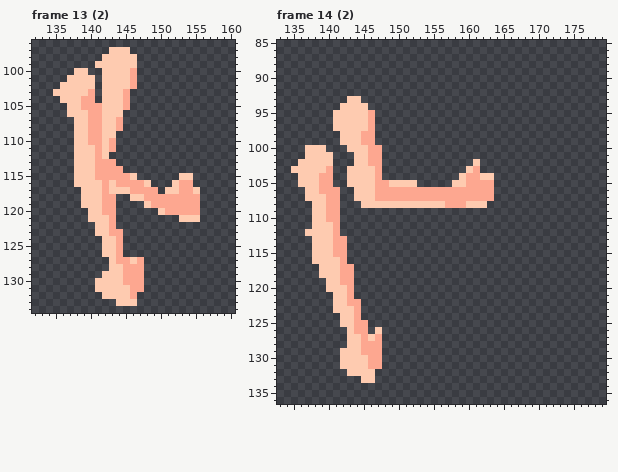
One commit to this pixel-art file: resources/kid/unpacked/asesprite/arms/fair_right.aseprite. That is the earlier state.
256x256 pixels, 64 frames. Shown: frame 13 (2): x 132..160, y 96..134; frame 14 (2): x 133..179, y 85..136. The commit also changed other frames, which this record leaves out.
And afterwards:
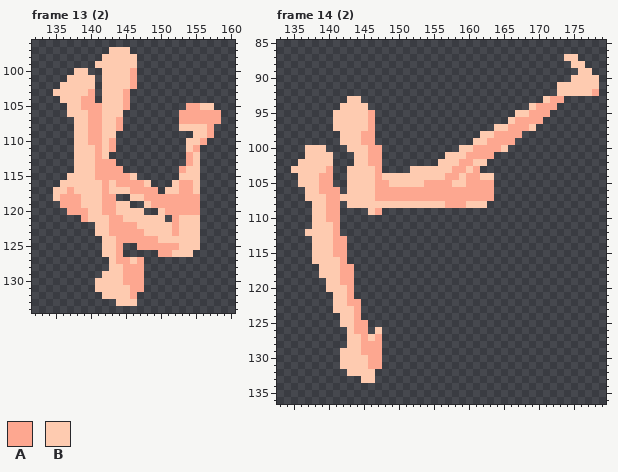
Palette (. is transparent): A #fda790  B #fecbb0
The exact change:
{"where": "frame 13 (2), layer \"strike\""}
{"frame":13,"y":105,"x":154,"old":"....","new":"AABB"}
{"frame":13,"y":106,"x":153,"old":"......","new":"AAAAAA"}
{"frame":13,"y":107,"x":153,"old":"......","new":"AAAAAA"}
{"frame":13,"y":108,"x":153,"old":".....","new":"BBBBA"}
{"frame":13,"y":109,"x":155,"old":"...","new":"BBA"}
{"frame":13,"y":110,"x":154,"old":"...","new":"BBA"}
{"frame":13,"y":111,"x":154,"old":"..","new":"BA"}
{"frame":13,"y":112,"x":154,"old":"..","new":"AB"}
{"frame":13,"y":113,"x":154,"old":"..","new":"AB"}
{"frame":13,"y":114,"x":153,"old":"...","new":"ABB"}
{"frame":13,"y":115,"x":137,"old":".","new":"B"}
{"frame":13,"y":115,"x":155,"old":".","new":"B"}
{"frame":13,"y":116,"x":136,"old":"..","new":"BB"}
{"frame":13,"y":116,"x":155,"old":".","new":"B"}
{"frame":13,"y":117,"x":135,"old":"....","new":"BBAB"}
{"frame":13,"y":118,"x":135,"old":"....","new":"BAAA"}
{"frame":13,"y":119,"x":136,"old":"...","new":"AAA"}
{"frame":13,"y":119,"x":144,"old":"..","new":"BB"}
{"frame":13,"y":120,"x":137,"old":"...","new":"AAA"}
{"frame":13,"y":120,"x":144,"old":"....","new":"BBBB"}
{"frame":13,"y":121,"x":139,"old":".","new":"A"}
{"frame":13,"y":121,"x":144,"old":".......","new":"ABBBBBB"}
{"frame":13,"y":121,"x":152,"old":".","new":"A"}
{"frame":13,"y":122,"x":144,"old":"............","new":"AAABBBBBABBB"}
{"frame":13,"y":123,"x":145,"old":"...........","new":"AAABBBBABBB"}
{"frame":13,"y":124,"x":145,"old":"...........","new":"AAAAABBBBBB"}
{"frame":13,"y":125,"x":147,"old":".........","new":"AAAAAABBB"}
{"frame":13,"y":126,"x":150,"old":".....","new":"AABBB"}
{"where": "frame 14 (2), layer \"strike\""}
{"frame":14,"y":87,"x":174,"old":"..","new":"BB"}
{"frame":14,"y":88,"x":175,"old":"..","new":"BB"}
{"frame":14,"y":89,"x":176,"old":"..","new":"BB"}
{"frame":14,"y":90,"x":175,"old":"....","new":"BBBB"}
{"frame":14,"y":91,"x":173,"old":"......","new":"BBBBBB"}
{"frame":14,"y":92,"x":173,"old":"......","new":"BBBBBA"}
{"frame":14,"y":93,"x":171,"old":"...","new":"BAA"}
{"frame":14,"y":94,"x":169,"old":"....","new":"BAAA"}
{"frame":14,"y":95,"x":167,"old":".....","new":"BBAAA"}
{"frame":14,"y":96,"x":166,"old":".....","new":"BAAAA"}
{"frame":14,"y":97,"x":164,"old":"......","new":"BBAAAB"}
{"frame":14,"y":98,"x":162,"old":"......","new":"BBAAAA"}
{"frame":14,"y":99,"x":161,"old":"......","new":"BBAAAA"}
{"frame":14,"y":100,"x":159,"old":".......","new":"BBAAAAB"}
{"frame":14,"y":101,"x":157,"old":".......","new":"BBBAAAA"}
{"frame":14,"y":102,"x":156,"old":".....","new":"BBBAA"}
{"frame":14,"y":102,"x":162,"old":".","new":"B"}
{"frame":14,"y":103,"x":152,"old":"........","new":"BBBBBBAA"}
{"frame":14,"y":104,"x":148,"old":"...........","new":"BBBBBBBBBAA"}
{"frame":14,"y":105,"x":153,"old":".....","new":"BAAAA"}
{"frame":14,"y":106,"x":143,"old":".","new":"B"}
{"frame":14,"y":107,"x":142,"old":"..","new":"BB"}
{"frame":14,"y":108,"x":143,"old":"..","new":"BB"}
{"frame":14,"y":109,"x":146,"old":"..","new":"BA"}
{"label":"added","picture_box":[179,103,221,187]}
{"label":"added","picture_box":[53,173,88,222]}
{"label":"added","picture_box":[116,201,200,257]}
{"label":"added","picture_box":[382,54,599,187]}
{"label":"added","picture_box":[340,187,382,215]}
